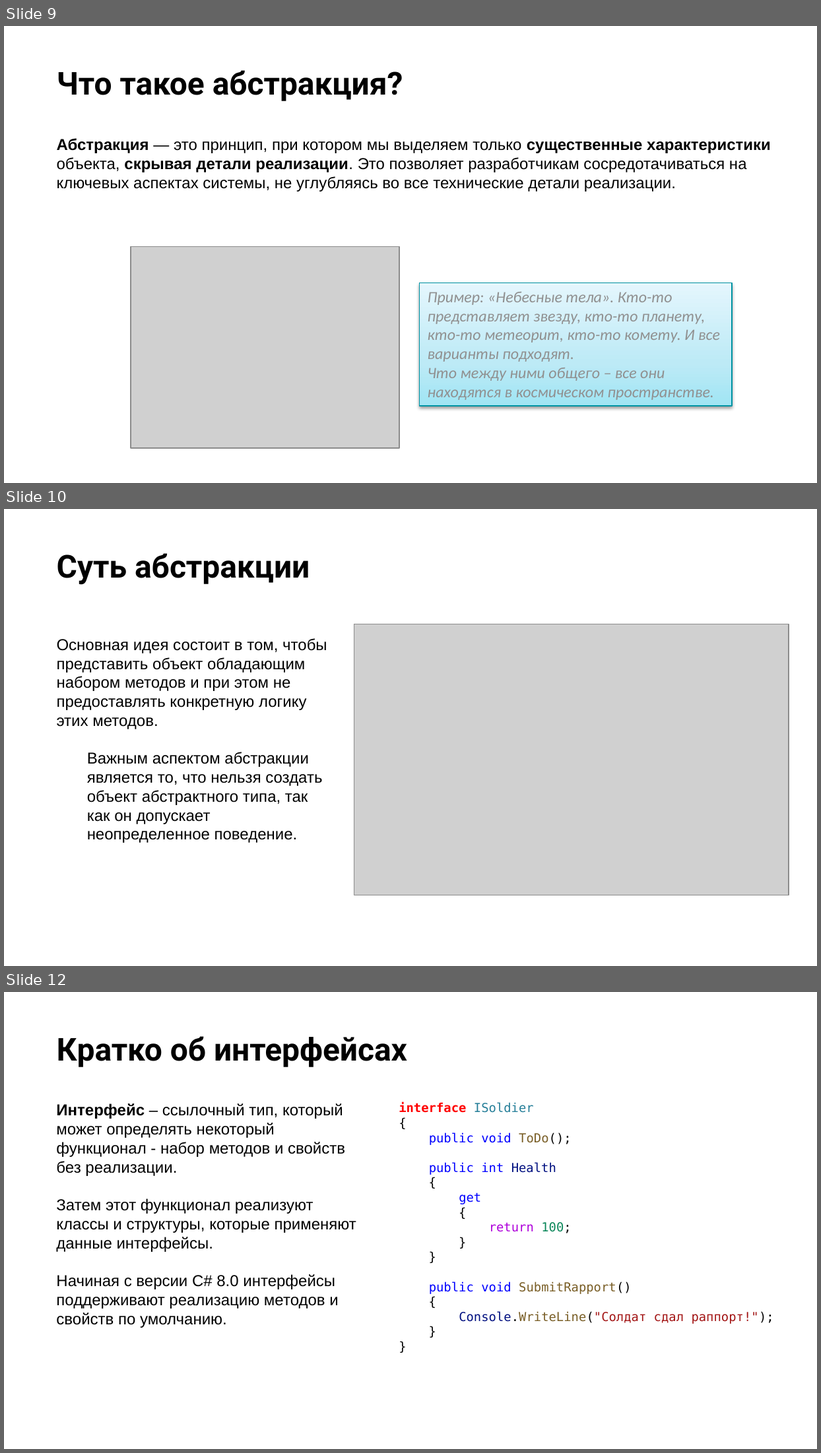
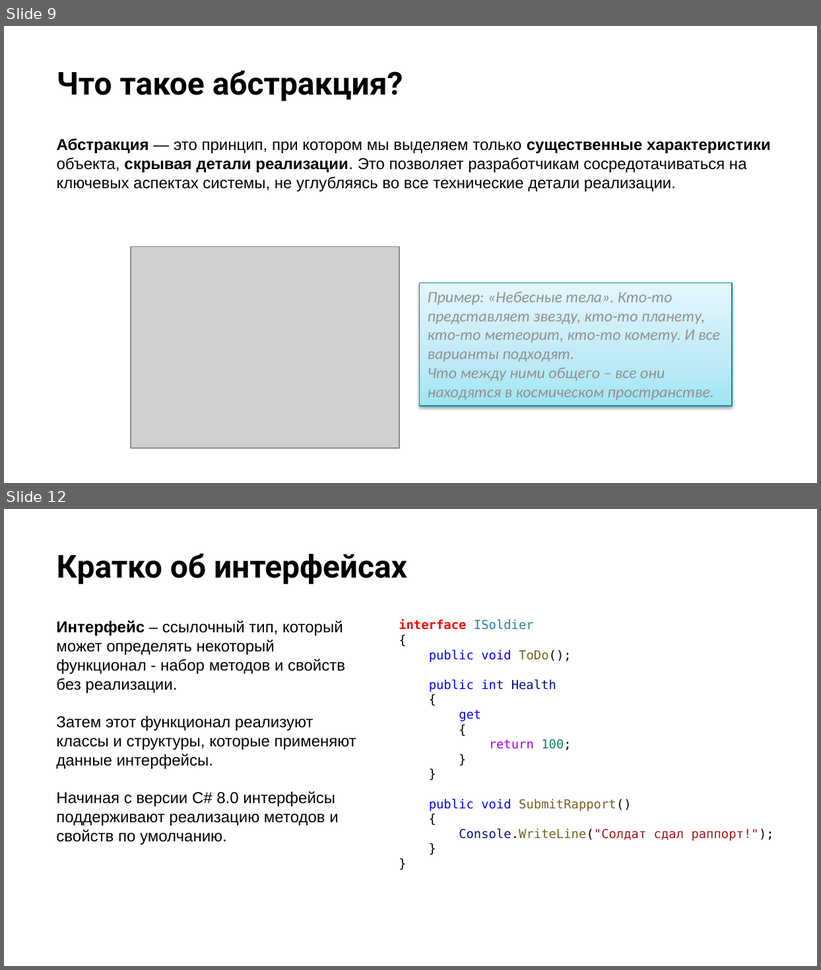
Before and after one commit to NilovPavel/OOP, a slide deck: ООПp.2.pptx. Shown one above the other, each under a label of ours: slides 9, 10 and 12 before the commit, slides 9 and 12 after it; the slides between them are not shown. The pictures are 821x1453 and 821x970 pixels, drawn with LibreOffice and Linux fonts; fonts in the diff are those of the drawing; grey boxes stand for pictures; background and template pictures are left out. Boxes give left, top, right and bottom in pixels: in the first picture for what was removed or moved away, otherwise in the second. Text is boxed around its words. In the diff, an @@ line names an element or a change of style, - is before the commit and + after.

```diff
--- a/ООПp.2.pptx
+++ b/ООПp.2.pptx
@@ slide 10 removed at (x1=4, y1=509, x2=817, y2=966), background picture (left out) @@
@@ title removed at (x1=57, y1=553, x2=310, y2=585) @@
-Суть абстракции
@@ picture removed at (x1=354, y1=625, x2=789, y2=895) @@
@@ text removed at (x1=57, y1=638, x2=327, y2=843) @@
-Основная идея состоит в том, чтобы
-представить объект обладающим
-набором методов и при этом не
-предоставлять конкретную логику
-этих методов.
-Важным аспектом абстракции является то, что нельзя создать объект абстрактного типа, так как он допускает неопределенное поведение.
```
Also in this commit, not shown: 8 slides changed, 4 slides added, 1 other slide removed, 2 other files.
